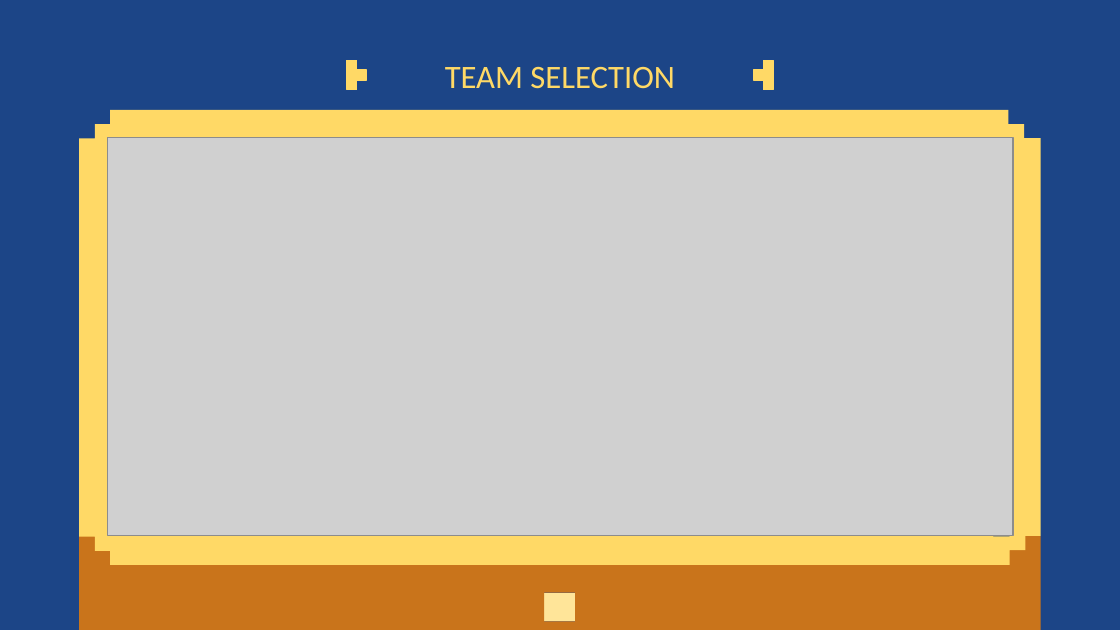
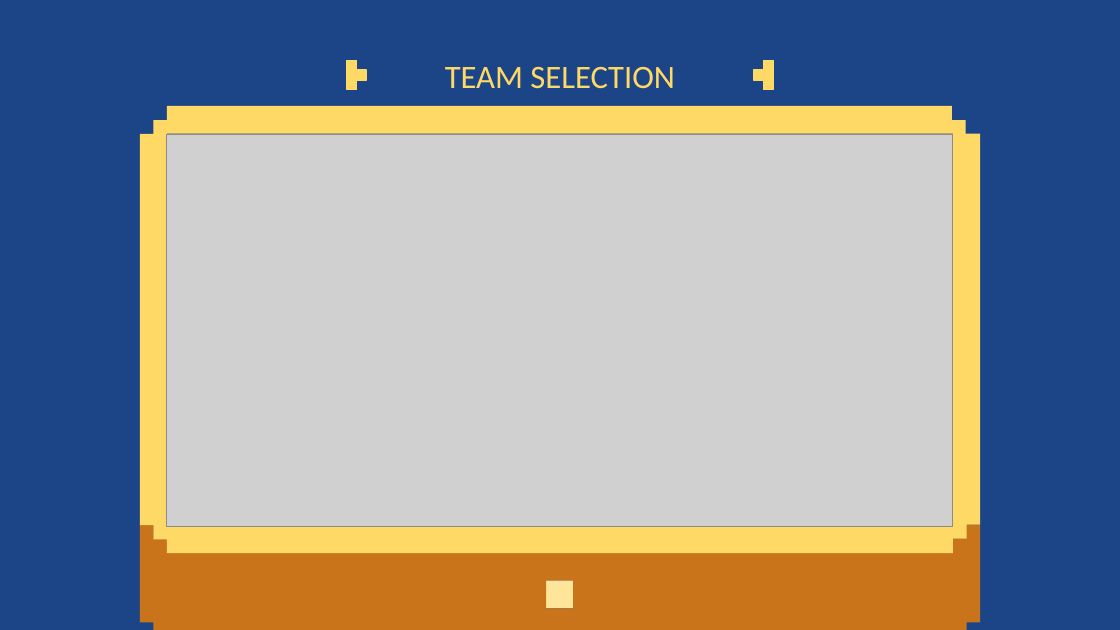
Before and after one commit to JasonxLi/CyberBlock, a slide deck: slide 7 of Documents/Final Presentation/CyberBlock - Final Presentation.pptx. Drawn at 1120x630 pixels with LibreOffice and Linux fonts; fonts in the diff are those of the drawing; grey boxes stand for pictures. Boxes give left, top, right and bottom in pixels: in the first picture for what was removed or moved away, otherwise in the second. Text is boxed around its words. In the diff, an @@ line names an element or a change of style, - is before the commit and + after.

```diff
--- a/Documents/Final Presentation/CyberBlock - Final Presentation.pptx
+++ b/Documents/Final Presentation/CyberBlock - Final Presentation.pptx
@@ freeform shape: place and size @@
-freeform shape at [80,110,1040,564]
+freeform shape at [140,106,980,553]
@@ picture: place and size @@
-picture at [108,138,1012,535]
+picture at [167,134,953,526]
@@ freeform shape: place and size @@
-freeform shape at [80,536,1040,630]
+freeform shape at [140,524,980,630]
@@ freeform shape: place and size @@
-freeform shape at [544,592,576,620]
+freeform shape at [547,580,573,608]
```
Also in this commit, not shown: 5 other slides changed, 3 slides added, 1 other file.
